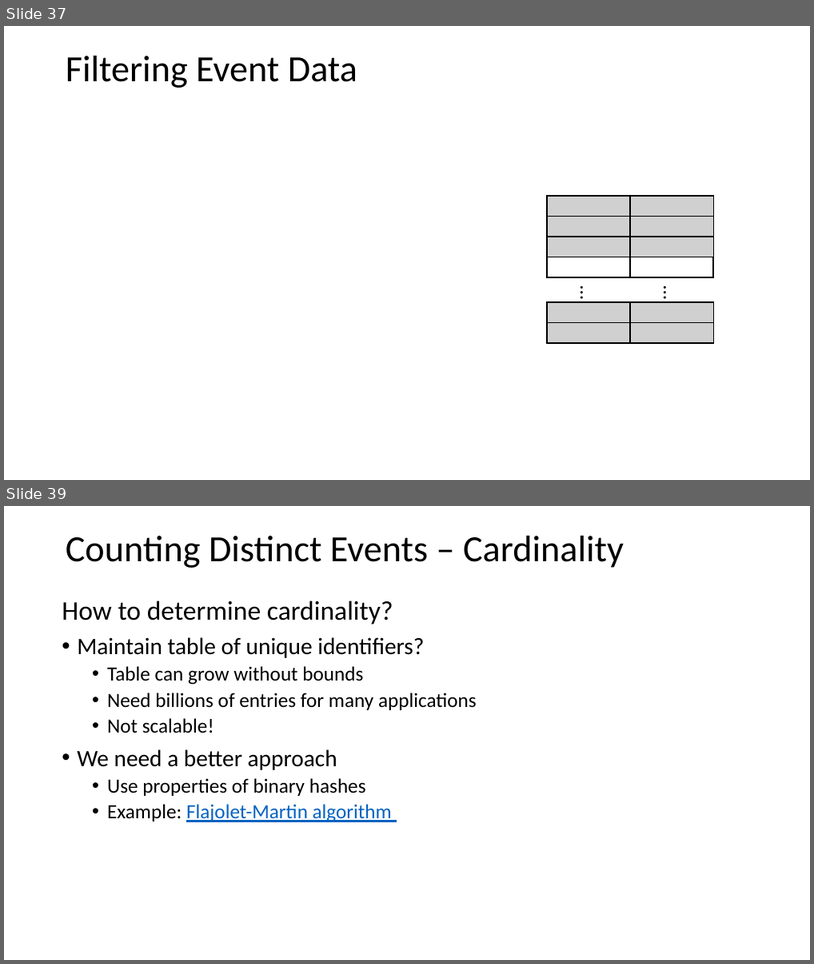
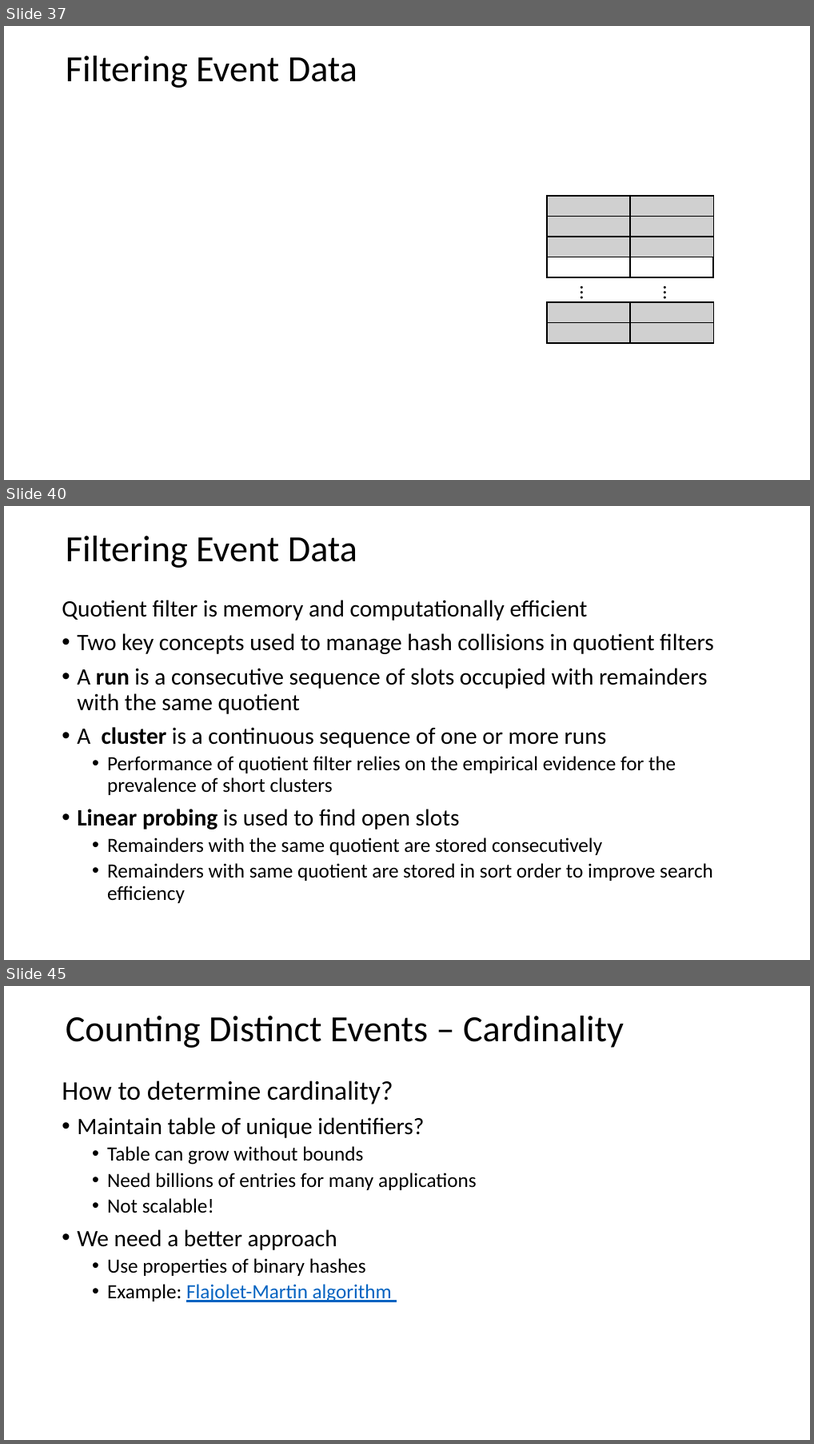
Before and after one commit to StephenElston/CSCI-E-108, a slide deck: slides/3_StreamingAnalytics.pptx. Shown one above the other, each under a label of ours: slides 37 and 39 before the commit, slides 37, 40 and 45 after it; the slides between them are not shown. The pictures are 814x964 and 814x1444 pixels, drawn with LibreOffice and Linux fonts; fonts in the diff are those of the drawing; grey boxes stand for pictures. Boxes give left, top, right and bottom in pixels: in the first picture for what was removed or moved away, otherwise in the second. Text is boxed around its words. In the diff, an @@ line names an element or a change of style, - is before the commit and + after.

Commit message:
Added slides on quotient filter

```diff
--- a/slides/3_StreamingAnalytics.pptx
+++ b/slides/3_StreamingAnalytics.pptx
@@ slide 40 added at [4, 506, 810, 960], background #FFFFFF @@
@@ text added at [66, 536, 358, 568], 44 pt, text #000000 @@
+Filtering Event Data
@@ text added at [62, 600, 714, 903], 28 pt, text #000000 @@
+Quotient filter is memory and computationally efficient
+• Two key concepts used to manage hash collisions in quotient filters
+• A run is a consecutive sequence of slots occupied with remainders with the same quotient
+• A cluster is a continuous sequence of one or more runs
+  • Performance of quotient filter relies on the empirical evidence for the prevalence of short clusters
+• Linear probing is used to find open slots
+  • Remainders with the same quotient are stored consecutively
+  • Remainders with same quotient are stored in sort order to improve search efficiency
@@ what was slide 39 is now slide 45 @@
```
Also in this commit, not shown: 3 slides changed, 5 other slides added.
